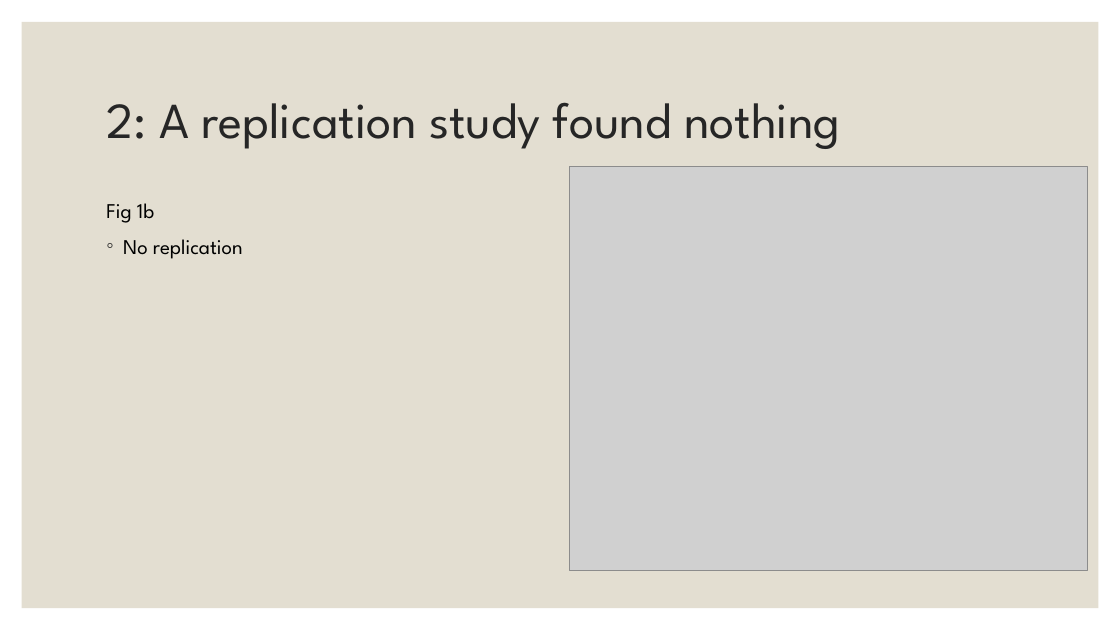
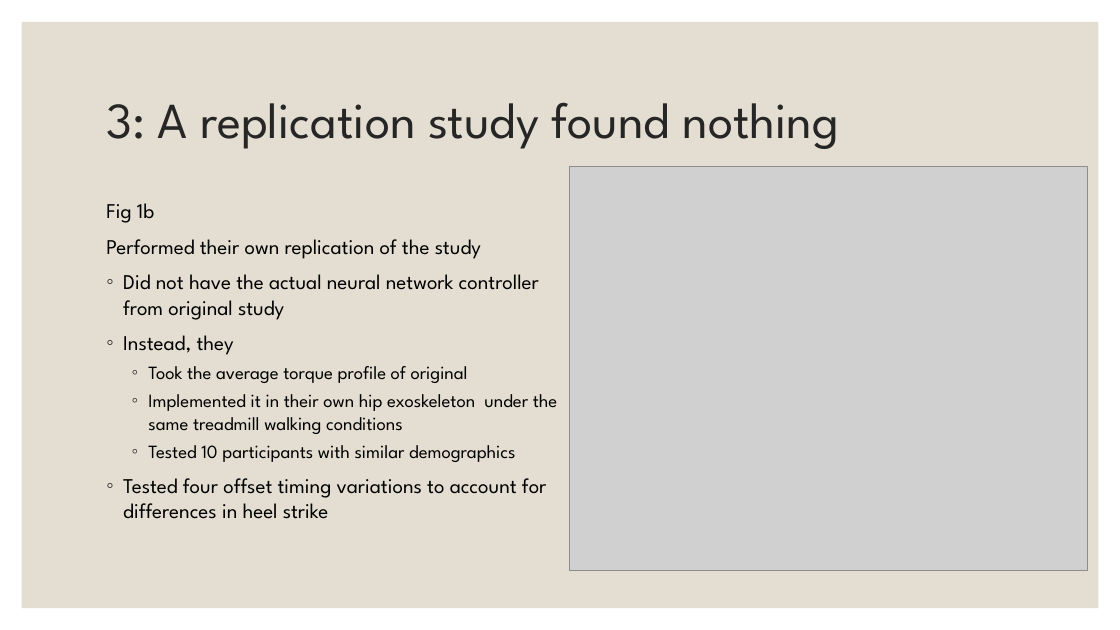
Before and after one commit to DominikTomaszZielinski/BME452FinalProj, a slide deck: slide 13 of Grad paper presentation/Dominik Zielinski BME452 Grad Paper Presentation.pptx (slide 12 before the commit). Drawn at 1120x630 pixels with LibreOffice and Linux fonts; fonts in the diff are those of the drawing; grey boxes stand for pictures. Boxes give left, top, right and bottom in pixels: in the first picture for what was removed or moved away, otherwise in the second. Text is boxed around its words. In the diff, an @@ line names an element or a change of style, - is before the commit and + after.

```diff
--- a/Grad paper presentation/Dominik Zielinski BME452 Grad Paper Presentation.pptx
+++ b/Grad paper presentation/Dominik Zielinski BME452 Grad Paper Presentation.pptx
@@ title at (106,102,839,149): text changed @@
-2: A replication study found nothing
+3: A replication study found nothing
@@ text at (106,239,557,519): text changed @@
-◦ No replication
+Performed their own replication of the study
+◦ Did not have the actual neural network controller from original study
+◦ Instead, they
+  ◦ Took the average torque profile of original
+  ◦ Implemented it in their own hip exoskeleton under the same treadmill walking conditions
+  ◦ Tested 10 participants with similar demographics
+◦ Tested four offset timing variations to account for differences in heel strike
```
Also in this commit, not shown: 5 other slides changed, 1 other file.
